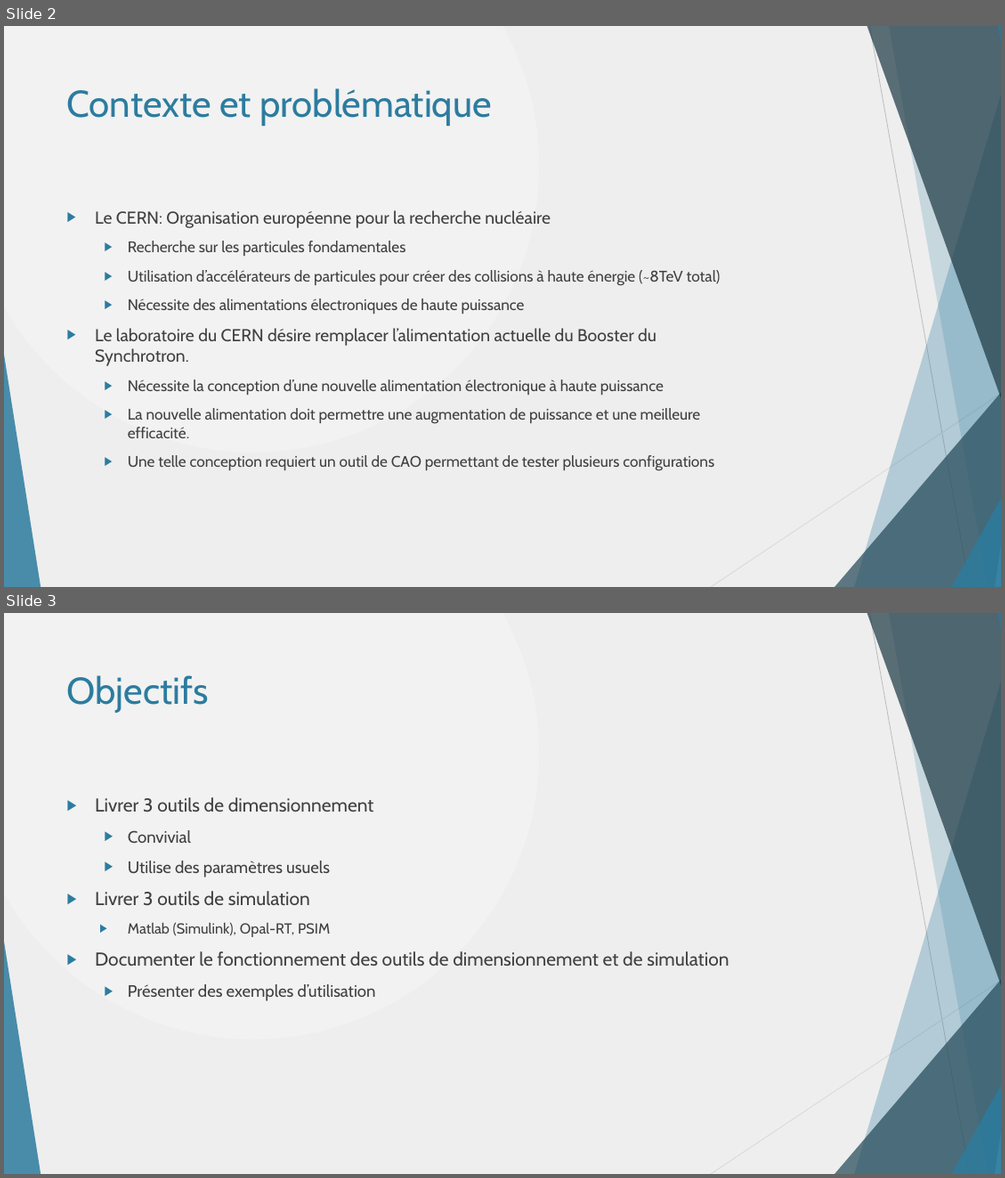
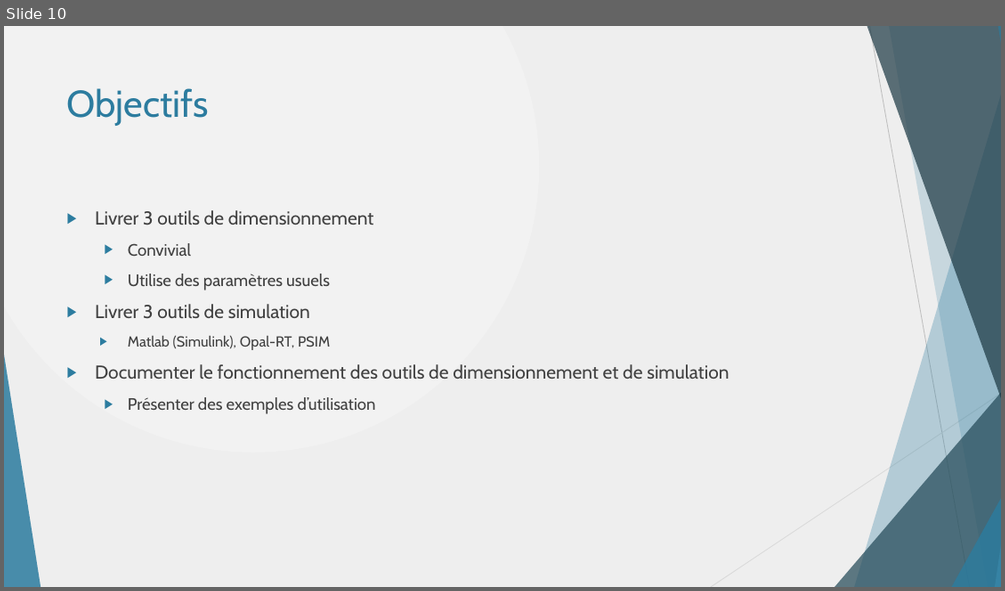
Before and after one commit to danthib76/DesignIV, a slide deck: Remise/Remise 1/Presentation_Remise_1.pptx. Shown one above the other, each under a label of ours: slides 2 and 3 before the commit, slide 10 after it. The pictures are 1005x1178 and 1005x591 pixels, drawn with LibreOffice and Linux fonts; fonts in the diff are those of the drawing. Boxes give left, top, right and bottom in pixels: in the first picture for what was removed or moved away, otherwise in the second. Text is boxed around its words. In the diff, an @@ line names an element or a change of style, - is before the commit and + after.

```diff
--- a/Remise/Remise 1/Presentation_Remise_1.pptx
+++ b/Remise/Remise 1/Presentation_Remise_1.pptx
@@ slide 2 removed at box(4, 26, 1001, 587), background gradient #F2F2F2 to #EEEEEE; not listed: 10 template elements that a slide beside it also shows @@
@@ title removed at box(67, 88, 492, 126) @@
-Contexte et problématique
@@ text removed at box(95, 210, 720, 471) @@
-▶ Le CERN: Organisation européenne pour la recherche nucléaire
-  ▶ Recherche sur les particules fondamentales
-  ▶ Utilisation d’accélérateurs de particules pour créer des collisions à haute énergie (~8TeV total)
-  ▶ Nécessite des alimentations électroniques de haute puissance
-▶ Le laboratoire du CERN désire remplacer l’alimentation actuelle du Booster du Synchrotron.
-  ▶ Nécessite la conception d’une nouvelle alimentation électronique à haute puissance
-  ▶ La nouvelle alimentation doit permettre une augmentation de puissance et une meilleure efficacité.
-  ▶ Une telle conception requiert un outil de CAO permettant de tester plusieurs configurations
@@ what was slide 3 is now slide 10 @@
```
Also in this commit, not shown: 9 slides changed, 8 slides added, 5 other slides removed.
